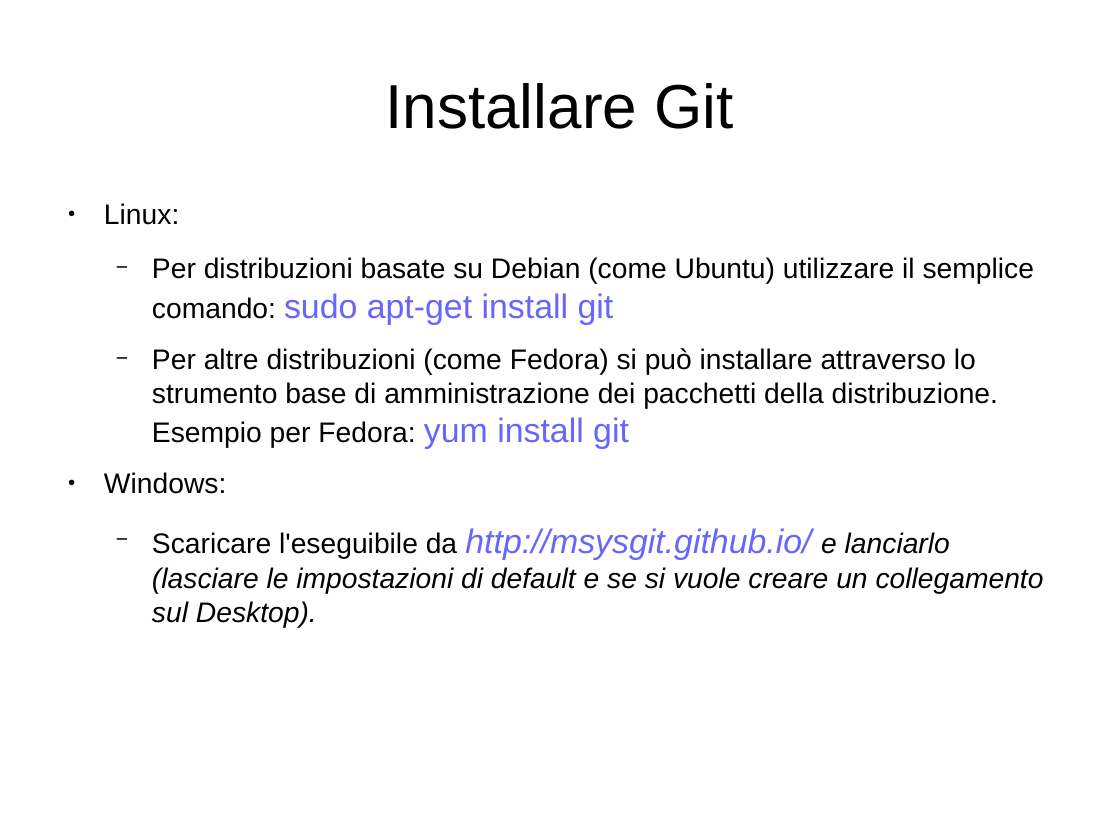
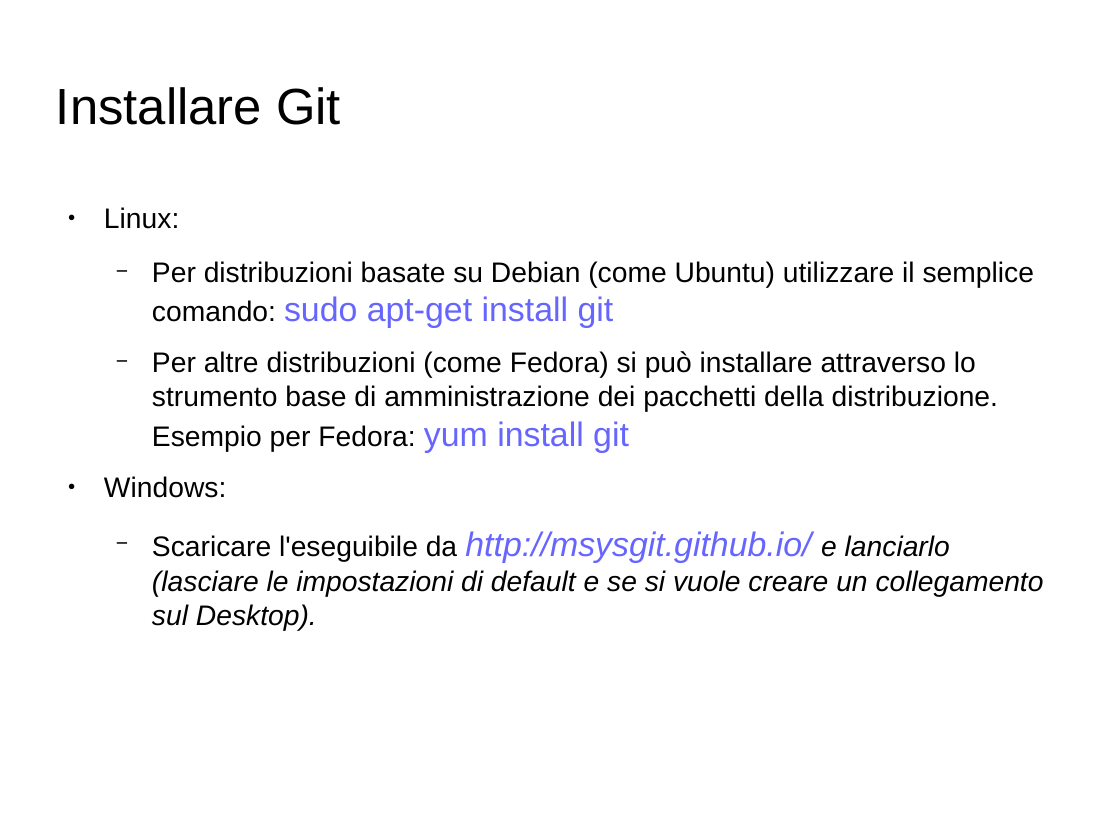
Before and after one commit to GioeleCicchini/Git-Presentation, a slide deck: slide 12 of presentazione git.odp (slide 11 before the commit). Drawn at 1120x840 pixels with LibreOffice and Linux fonts; fonts in the diff are those of the drawing; background and template pictures are left out. Boxes give left, top, right and bottom in pixels: in the first picture for what was removed or moved away, otherwise in the second. Text is boxed around its words. In the diff, an @@ line names an element or a change of style, - is before the commit and + after.

```diff
--- a/presentazione git.odp
+++ b/presentazione git.odp
@@ title "Installare Git": place and size @@
-title "Installare Git" at bbox=[386, 83, 733, 129]
+title "Installare Git" at bbox=[56, 87, 341, 125]
@@ title "Installare Git" at bbox=[56, 87, 341, 125]: size 44 to 36 pt; alignment centre to left @@
@@ text "Linux:": place and size @@
-text "Linux:" at bbox=[104, 203, 1044, 627]
+text "Linux:" at bbox=[104, 207, 1044, 631]
```
Also in this commit, not shown: 10 other slides changed, 1 slide added, 1 other file.
